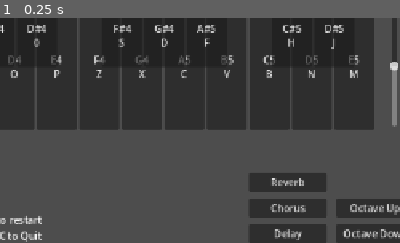
Above: before the commit, frame 1.
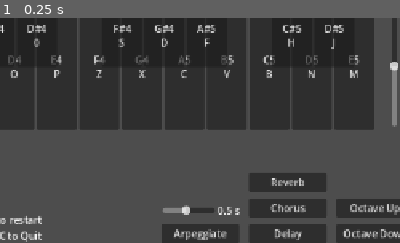
Above: after the commit, the same moment.

Repository: BaconEggsRL/GDSynth
Game: Godot game, scene res://main.tscn
The game is run twice, just before and just after one commit, with the same random seed, the same clock (stepped at 60 frames per second) and the same inputs. The engine's default icon, where the game draws it, is replaced by a stand-in: a white triangle on a blue panel in a dark square.
Inputs:
- Up to frame 1 (0.25 s): no input
The pictures show only the part of the screen within x 48-98%, y 50-100%; the shares and areas given below are measured in that part.

The runs differ from the first frame. In frame 1, 1.8% of the frame differs, in the area x 40-60%, y 83-100%.

Commit message:
ARP!

Diff:
--- /dev/null
+++ b/labeled_hslider.gd
@@ -0,0 +1,18 @@
+class_name LabeledSlider
+extends HBoxContainer
+
+@export var slider: Slider
+@export var label: Label
+
+var str_format = "%.1f s"
+
+func _ready():
+	# Set initial label text
+	label.text = str_format % slider.value
+
+	# Connect the slider's value_changed signal to update the label
+	slider.value_changed.connect(update_label)
+
+func update_label(value):
+	# Update the label text with the slider value
+	label.text = str_format % value
--- a/main.gd
+++ b/main.gd
@@ -23,6 +23,7 @@
 const max_sus_db:float = 0.0
 @export_range (min_sus_db, max_sus_db, 1) var sus_db = peak_db
 
+@export var arp_btn:Button
 @export var sweep_btn:Button
 
 @export var octave_up_btn:Button
@@ -64,6 +65,9 @@
 # osc speed
 @export var osc_speed_slider:HSlider
 
+# arp time
+@export var arp_time_slider:HSlider
+
 # KNOBS!
 @export var peak_knob:Knob
 @export var attack_knob:Knob
@@ -133,6 +137,20 @@
 @onready var keyboard_fx_bus = AudioServer.get_bus_index("keyboard_fx")
 
 
+# arp stuff
+# whether arp is enabled
+@onready var arp_enabled:bool = false
+# list of currently pressed keys
+@onready var pressed_keys:Array[PianoButton] = []
+# Time in seconds between note changes
+@onready var arp_time: float = 0.5
+# current index playing in arp
+@onready var arp_index: int = 0
+# timer to switch index
+@onready var arp_timer: float = 0.0
+# Track the last played note
+var last_note: Node = null
+
 
 
 
@@ -170,6 +188,10 @@
 	# osc speed settings
 	# Connect the slider's value_changed signal to update the label
 	osc_speed_slider.value_changed.connect(_on_osc_speed_slider_value_changed)
+
+	# arp settings
+	arp_time_slider.value_changed.connect(_on_arp_time_slider_value_changed)
+	arp_time_slider.value = self.arp_time
 
 	# pitch shift settings
 	pitch_slider.value_changed.connect(_on_pitch_slider_value_changed)
@@ -211,6 +233,7 @@
 		piano_btn.note = note
 		piano_btn.mix_rate = self.mix_rate
 		piano_btn.sweep_time = self.osc_speed_slider.value
+		piano_btn.arp_time = self.arp_time
 
 		piano_btn.attack_samples = self.attack_samples
 		piano_btn.release_samples = self.release_samples
@@ -236,7 +259,7 @@
 
 
 		# connect signals
-		piano_btn.piano_button_pressed.connect(_on_piano_button_pressed)
+		piano_btn.piano_button_toggled.connect(_on_piano_button_toggled)
 
 		# add child
 		if piano_btn.note.contains("#"):
@@ -704,7 +727,40 @@
 
 
 
-func _process(_delta):
+
+func play_next_arpeggio_note() -> void:
+	# Return if no keys
+	if pressed_keys.is_empty():
+		return
+
+	# Ensure arp_index is within bounds
+	arp_index = arp_index % pressed_keys.size()
+
+	# Stop the last played note
+	if last_note:
+		last_note.stop_freq()
+
+	# Play the next note
+	var note_button = pressed_keys[arp_index]
+	note_button.play_freq()
+
+	# Update last played note
+	last_note = note_button
+
+	# Move to next note
+	arp_index = (arp_index + 1) % pressed_keys.size()
+
+
+
+func _process(delta):
+	# arp
+	if arp_enabled and pressed_keys.size() > 0:
+		arp_timer += delta
+		if arp_timer >= arp_time:
+			arp_timer = 0.0
+			play_next_arpeggio_note()
+
+	# capture
 	if is_capturing:
 		# playback data (no effects applied)
 		var available_raw_frames = capture_raw_effect.get_frames_available()
@@ -793,13 +849,30 @@
 			stop_capturing()
 
 
-func _on_piano_button_pressed(btn:PianoButton) -> void:
-	print("hello")
-	note_label.text = btn.text
-	# start capture if queued
-	if queue_capture:
-		queue_capture = false
-		start_capturing()
+func _on_piano_button_toggled(btn:PianoButton, toggled_on:bool) -> void:
+
+	if toggled_on:
+		print("key_down")
+		# add to list of pressed keys
+		if btn not in pressed_keys:
+			pressed_keys.append(btn)
+			print(pressed_keys)
+
+		# update current note text
+		note_label.text = btn.text
+		# start capture if queued
+		if queue_capture:
+			queue_capture = false
+			start_capturing()
+
+	else:
+		print("key_up")
+		# remove from list of pressed keys
+		if btn in pressed_keys:
+			if last_note == btn:
+				last_note = null
+			pressed_keys.erase(btn)
+			print(pressed_keys)
 
 
 func _on_knob_turned(deg:float, type:String="") -> void:
@@ -989,3 +1062,22 @@
 func _on_osc_speed_slider_value_changed(value) -> void:
 	for btn:PianoButton in piano_buttons:
 		btn.sweep_time = value
+
+
+func _on_arp_time_slider_value_changed(value) -> void:
+	self.arp_time = value
+	for btn:PianoButton in piano_buttons:
+		btn.arp_time = value
+
+
+func _on_arp_button_toggled(toggled_on: bool) -> void:
+	if toggled_on:
+		print("arp enabled")
+		self.arp_enabled = true
+		for btn:PianoButton in piano_buttons:
+			btn.arp_enabled = toggled_on
+	else:
+		print("arp disabled")
+		self.arp_enabled = false
+		for btn:PianoButton in piano_buttons:
+			btn.arp_enabled = toggled_on
--- a/main.tscn
+++ b/main.tscn
@@ -5,7 +5,7 @@
 [ext_resource type="Script" uid="uid://dqmtfc3x32hn5" path="res://knobs.gd" id="2_7mycd"]
 [ext_resource type="Theme" uid="uid://3ddvs2gn88bk" path="res://ui_btn_theme.tres" id="2_h2yge"]
 [ext_resource type="Script" uid="uid://c7jt6jaa7axhi" path="res://wave_table_item_list.gd" id="3_1bvp3"]
-[ext_resource type="Script" uid="uid://c0a6bieoyyd85" path="res://osc_container.gd" id="3_272bh"]
+[ext_resource type="Script" uid="uid://c0a6bieoyyd85" path="res://labeled_hslider.gd" id="3_272bh"]
 [ext_resource type="Script" uid="uid://dp2858wiasx1i" path="res://radius.gd" id="4_lquwl"]
 [ext_resource type="Script" uid="uid://dur4xbce8otpk" path="res://vol_slider.gd" id="6_5vw27"]
 
@@ -21,11 +21,12 @@
 corner_radius_bottom_right = 4
 corner_radius_bottom_left = 4
 
-[node name="main" type="Node" node_paths=PackedStringArray("sweep_btn", "octave_up_btn", "octave_down_btn", "looping_btn", "record_btn", "play_btn", "stop_btn", "save_btn", "save_status", "wave_table_item_list", "pitch_slider", "osc_speed_slider", "peak_knob", "attack_knob", "d …(100 unchanged characters)…
+[node name="main" type="Node" node_paths=PackedStringArray("arp_btn", "sweep_btn", "octave_up_btn", "octave_down_btn", "looping_btn", "record_btn", "play_btn", "stop_btn", "save_btn", "save_status", "wave_table_item_list", "pitch_slider", "osc_speed_slider", "arp_time_slider", "peak_knob", "attack_knob", "d …(100 unchanged characters)…
 script = ExtResource("1_ig7tw")
+arp_btn = NodePath("Control/BottomRight/Arp/ArpButton")
 sweep_btn = NodePath("Control/ControlPanel/StatsPanel/PanelMargin/ControlContainer/VBoxContainer/Sweep")
-octave_up_btn = NodePath("Control/BottomRightBtns/Octave/OctaveUp")
-octave_down_btn = NodePath("Control/BottomRightBtns/Octave/OctaveDown")
+octave_up_btn = NodePath("Control/BottomRight/Octave/OctaveUp")
+octave_down_btn = NodePath("Control/BottomRight/Octave/OctaveDown")
 looping_btn = NodePath("Control/CenterBtns/MarginContainer/VBoxContainer/record/looping")
 record_btn = NodePath("Control/CenterBtns/MarginContainer/VBoxContainer/record/record")
 play_btn = NodePath("Control/CenterBtns/MarginContainer/VBoxContainer/record/play")
@@ -35,6 +36,7 @@
 wave_table_item_list = NodePath("Control/ControlPanel/StatsPanel/PanelMargin/ControlContainer/WaveTableItemList")
 pitch_slider = NodePath("Control/MidRight/PitchSlider")
 osc_speed_slider = NodePath("Control/ControlPanel/StatsPanel/PanelMargin/ControlContainer/VBoxContainer/OscContainer/OscSpeedSlider")
+arp_time_slider = NodePath("Control/BottomRight/Arp/ArpContainer/ArpTimeSlider")
 peak_knob = NodePath("Knobs/peak_knob")
 attack_knob = NodePath("Knobs/attack_knob")
 decay_knob = NodePath("Knobs/decay_knob")
@@ -151,10 +153,12 @@
 suffix = "wave(s)"
 script = ExtResource("4_lquwl")
 
-[node name="OscContainer" type="HBoxContainer" parent="Control/ControlPanel/StatsPanel/PanelMargin/ControlContainer/VBoxContainer"]
+[node name="OscContainer" type="HBoxContainer" parent="Control/ControlPanel/StatsPanel/PanelMargin/ControlContainer/VBoxContainer" node_paths=PackedStringArray("slider", "label")]
 layout_mode = 2
 size_flags_horizontal = 8
 script = ExtResource("3_272bh")
+slider = NodePath("OscSpeedSlider")
+label = NodePath("OscSpeedLabel")
 
 [node name="OscSpeedSlider" type="HSlider" parent="Control/ControlPanel/StatsPanel/PanelMargin/ControlContainer/VBoxContainer/OscContainer"]
 custom_minimum_size = Vector2(84, 23)
@@ -275,63 +279,6 @@
 
 [node name="piano_black" type="HBoxContainer" parent="Control/CenterBtns/piano"]
 layout_mode = 2
-
-[node name="BottomRightBtns" type="HBoxContainer" parent="Control"]
-layout_mode = 1
-anchors_preset = 3
-anchor_left = 1.0
-anchor_top = 1.0
-anchor_right = 1.0
-anchor_bottom = 1.0
-offset_left = -111.0
-offset_top = -72.0
-grow_horizontal = 0
-grow_vertical = 0
-theme_override_constants/separation = 15
-
-[node name="Effects" type="VBoxContainer" parent="Control/BottomRightBtns"]
-layout_mode = 2
-theme_override_constants/separation = 10
-
-[node name="Reverb" type="Button" parent="Control/BottomRightBtns/Effects"]
-custom_minimum_size = Vector2(125, 0)
-layout_mode = 2
-focus_mode = 0
-toggle_mode = true
-action_mode = 0
-text = "Reverb"
-
-[node name="Chorus" type="Button" parent="Control/BottomRightBtns/Effects"]
-layout_mode = 2
-focus_mode = 0
-toggle_mode = true
-action_mode = 0
-text = "Chorus"
-
-[node name="Delay" type="Button" parent="Control/BottomRightBtns/Effects"]
-layout_mode = 2
-focus_mode = 0
-toggle_mode = true
-action_mode = 0
-text = "Delay"
-
-[node name="Octave" type="VBoxContainer" parent="Control/BottomRightBtns"]
-layout_mode = 2
-size_flags_vertical = 8
-theme_override_constants/separation = 10
-
-[node name="OctaveUp" type="Button" parent="Control/BottomRightBtns/Octave"]
-custom_minimum_size = Vector2(125, 0)
-layout_mode = 2
-focus_mode = 0
-action_mode = 0
-text = "Octave Up"
-
-[node name="OctaveDown" type="Button" parent="Control/BottomRightBtns/Octave"]
-layout_mode = 2
-focus_mode = 0
-action_mode = 0
-text = "Octave Down"
 
 [node name="RestartLabel" type="Label" parent="Control"]
 layout_mode = 1
@@ -403,6 +350,105 @@
 scrollable = false
 script = ExtResource("6_5vw27")
 
+[node name="BottomRight" type="HBoxContainer" parent="Control"]
+layout_mode = 1
+anchors_preset = 3
+anchor_left = 1.0
+anchor_top = 1.0
+anchor_right = 1.0
+anchor_bottom = 1.0
+offset_left = -265.0
+offset_top = -113.0
+grow_horizontal = 0
+grow_vertical = 0
+theme_override_constants/separation = 15
+
+[node name="Arp" type="VBoxContainer" parent="Control/BottomRight"]
+layout_mode = 2
+theme_override_constants/separation = 10
+alignment = 2
+
+[node name="ArpContainer" type="HBoxContainer" parent="Control/BottomRight/Arp" node_paths=PackedStringArray("slider", "label")]
+layout_mode = 2
+size_flags_horizontal = 8
+script = ExtResource("3_272bh")
+slider = NodePath("ArpTimeSlider")
+label = NodePath("ArpTimeLabel")
+
+[node name="ArpTimeSlider" type="HSlider" parent="Control/BottomRight/Arp/ArpContainer"]
+custom_minimum_size = Vector2(84, 23)
+layout_mode = 2
+min_value = 0.1
+max_value = 1.0
+step = 0.1
+value = 0.2
+
+[node name="ArpTimeLabel" type="Label" parent="Control/BottomRight/Arp/ArpContainer"]
+layout_mode = 2
+text = "1.0 s"
+horizontal_alignment = 2
+
+[node name="ArpButton" type="Button" parent="Control/BottomRight/Arp"]
+custom_minimum_size = Vector2(125, 0)
+layout_mode = 2
+focus_mode = 0
+toggle_mode = true
+action_mode = 0
+text = "Arpeggiate"
+
+[node name="Effects" type="VBoxContainer" parent="Control/BottomRight"]
+layout_mode = 2
+theme_override_constants/separation = 10
+
+[node name="Reverb" type="Button" parent="Control/BottomRight/Effects"]
+custom_minimum_size = Vector2(125, 0)
+layout_mode = 2
+focus_mode = 0
+toggle_mode = true
+action_mode = 0
+text = "Reverb"
+
+[node name="Chorus" type="Button" parent="Control/BottomRight/Effects"]
+layout_mode = 2
+focus_mode = 0
+toggle_mode = true
+action_mode = 0
+text = "Chorus"
+
+[node name="Delay" type="Button" parent="Control/BottomRight/Effects"]
+layout_mode = 2
+focus_mode = 0
+toggle_mode = true
+action_mode = 0
+text = "Delay"
+
+[node name="Octave" type="VBoxContainer" parent="Control/BottomRight"]
+layout_mode = 2
+size_flags_vertical = 8
+theme_override_constants/separation = 10
+
+[node name="OctaveUp" type="Button" parent="Control/BottomRight/Octave"]
+custom_minimum_size = Vector2(125, 0)
+layout_mode = 2
+focus_mode = 0
+action_mode = 0
+text = "Octave Up"
+
+[node name="OctaveDown" type="Button" parent="Control/BottomRight/Octave"]
+layout_mode = 2
+focus_mode = 0
+action_mode = 0
+text = "Octave Down"
+
+[node name="BottomLeft" type="HBoxContainer" parent="Control"]
+layout_mode = 1
+anchors_preset = 2
+anchor_top = 1.0
+anchor_bottom = 1.0
+offset_top = -40.0
+offset_right = 40.0
+grow_vertical = 0
+
 [node name="Knobs" type="Node2D" parent="."]
 position = Vector2(0, 56.025)
 script = ExtResource("2_7mycd")
@@ -516,6 +562,7 @@
 [connection signal="value_changed" from="Control/ControlPanel/StatsPanel/PanelMargin/ControlContainer/VBoxContainer/Radius" to="." method="_on_radius_value_changed"]
 [connection signal="toggled" from="Control/ControlPanel/StatsPanel/PanelMargin/ControlContainer/VBoxContainer/Sweep" to="." method="_on_sweep_toggled"]
 [connection signal="item_selected" from="Control/ControlPanel/StatsPanel/PanelMargin/ControlContainer/WaveTableItemList" to="." method="_on_wave_table_item_selected"]
-[connection signal="toggled" from="Control/BottomRightBtns/Effects/Reverb" to="." method="_on_reverb_toggled"]
-[connection signal="toggled" from="Control/BottomRightBtns/Effects/Chorus" to="." method="_on_chorus_toggled"]
-[connection signal="toggled" from="Control/BottomRightBtns/Effects/Delay" to="." method="_on_delay_toggled"]
+[connection signal="toggled" from="Control/BottomRight/Arp/ArpButton" to="." method="_on_arp_button_toggled"]
+[connection signal="toggled" from="Control/BottomRight/Effects/Reverb" to="." method="_on_reverb_toggled"]
+[connection signal="toggled" from="Control/BottomRight/Effects/Chorus" to="." method="_on_chorus_toggled"]
+[connection signal="toggled" from="Control/BottomRight/Effects/Delay" to="." method="_on_delay_toggled"]
--- a/osc_container.gd
+++ /dev/null
@@ -1,17 +0,0 @@
-extends HBoxContainer
-
-@onready var osc_speed_slider: HSlider = $OscSpeedSlider
-@onready var osc_speed_label: Label = $OscSpeedLabel
-
-var str_format = "%.1f s"
-
-func _ready():
-	# Set initial label text
-	osc_speed_label.text = str_format % osc_speed_slider.value
-
-	# Connect the slider's value_changed signal to update the label
-	osc_speed_slider.value_changed.connect(update_label)
-
-func update_label(value):
-	# Update the label text with the slider value
-	osc_speed_label.text = str_format % value
--- a/piano_button.gd
+++ b/piano_button.gd
@@ -40,7 +40,11 @@
 var is_hovering:bool = false
 const PIANO_BUTTON_GROUP = "piano_button"
 
-signal piano_button_pressed
+
+# signals for main
+# signal piano_button_pressed
+signal piano_button_toggled
+
 
 
 # multi-touch for mobile
@@ -53,12 +57,11 @@
 
 # LFO
 # time to sweep through all waveforms
-var sweep_time: float = 1.0
+var sweep_time:float = 1.0
 # whether to blend waveforms
 var blend:bool = false
 # blend radius (number of waveforms to blend through: 1 = sin/tri, 2 = sin/tri/saw, etc.)
 var radius:float = 1.0
-
 
 
 # wave table
@@ -84,6 +87,13 @@
 # wave mod
 var pending_waveform_change: float = 0.0  # Stores the next wave shift
 var apply_waveform_change: bool = false   # Flag to apply pitch change
+
+
+# arpeggiator
+# arp mode
+var arp_enabled:bool = false
+# time to switch notes
+var arp_time:float = 1.0
 
 
 
@@ -240,14 +250,20 @@
 	print("qwerty = %s" % self.qwerty)
 	print("down, %s, %s" % [self.note, self.freq])
 	self.button_pressed = true
-	play_freq()
-	piano_button_pressed.emit(self)
+	# arp mode
+	if not arp_enabled:
+		play_freq()
+	# emit signal
+	piano_button_toggled.emit(self, true)
 
 func _on_piano_button_up() -> void:
 	self.qwerty = false
 	print("up, %s, %s" % [self.note, self.freq])
 	self.button_pressed = false
 	stop_freq()
+	# emit signal
+	piano_button_toggled.emit(self, false)
+
 
 
 func _on_mouse_entered() -> void:
@@ -265,6 +281,9 @@
 
 # play the frequency
 func play_freq() -> void:
+	print("play_freq 1")
+	print("arp_enabled = %s" % arp_enabled)
+
 	# reset tweener
 	if volume_tweener:
 		volume_tweener.kill()
Not shown, changed: _devlog_audio_game.txt
Renamed: osc_container.gd.uid -> labeled_hslider.gd.uid
